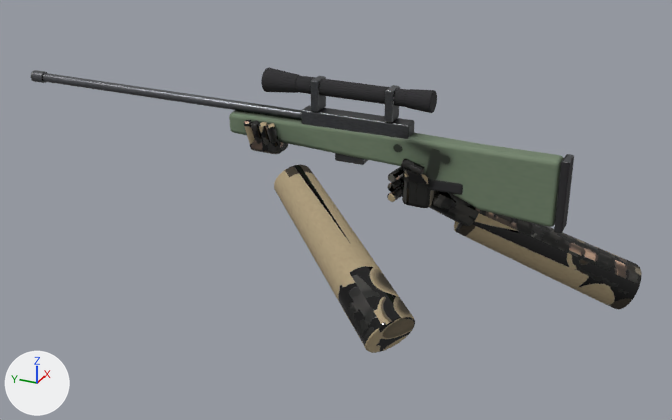
Renders of the glTF model spil/sigtekorn/modeller/spejder.glb from each side of a commit.
Both versions are drawn from a 50 mm camera at (-1.54, -0.6, 0.61) aimed at (-0.008, 0.09, -0.156). Lighting does not change. The marker at lower left points along +X, +Y and +Z. The older version comes first. Vertices at exactly the same position are counted once.

In view in the first picture: 'hænder', 'spejder'.
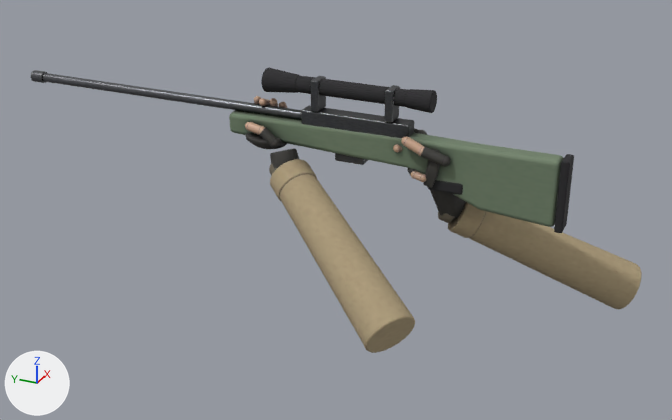
The change, as a diff of the scene's bpy script:
```diff
--- a/spil/sigtekorn/modeller/spejder.glb.py
+++ b/spil/sigtekorn/modeller/spejder.glb.py
@@ me_højre_håndflade @@
 # used by ob_hænder; location = (0.0, 0.0, 0.0)
-me_højre_håndflade.from_pydata(...)  # 1296 vertices, 2536 faces; spans x -0.281..0.235, y -0.486..0.278, z -0.349..0.012
+me_højre_håndflade.from_pydata(...)  # 22960 vertices, 45584 faces; spans x -0.281..0.235, y -0.486..0.277, z -0.349..0.053
+# me_højre_håndflade part 1: a new loose piece, a UV sphere (16 segments, 10 rings, poles along z) spanning x -0.028..-0.013, y -0.048..-0.033, z -0.009..0.006, in mat_hænder
+# me_højre_håndflade part 2: a new loose piece, a UV sphere (16 segments, 10 rings, poles along z) spanning x -0.036..-0.015, y -0.145..-0.124, z -0.02..0.001, in mat_hænder
+# me_højre_håndflade part 3: the loose piece of 108 vertices spanning x -0.012..0.071, y -0.191..-0.091, z -0.16..-0.073 is multiplied about its middle by the matrix ((0.732, -0.507, 0.481), (0.643, 0.735, -0.228), (-0.264, 0.528, 0.861)), then moved by (0.004, 0.018, 0.018)
+# me_højre_håndflade part 4: the loose piece of 84 vertices spanning x -0.032..0.018, y -0.053..-0.025, z -0.108..-0.086 is deleted
+# me_højre_håndflade part 5: the loose piece of 84 vertices spanning x -0.032..0.018, y -0.053..-0.025, z -0.068..-0.046 is deleted
+# me_højre_håndflade part 6: the loose piece of 84 vertices spanning x -0.032..0.018, y -0.053..-0.025, z -0.088..-0.066 is deleted
+# me_højre_håndflade part 7: 178 vertices removed from x -0.039..0.018, y -0.107..-0.049, z -0.117..-0.015; 9558 vertices added at x -0.041..0.109, y -0.197..-0.02, z -0.195..0.029
+# me_højre_håndflade part 8: 4 vertices moved within x 0.018..0.029, y 0.247..0.264, z -0.025..0.006; 508 vertices removed from x -0.037..0.036, y 0.205..0.278, z -0.056..0.012; 8810 vertices added at x -0.091..0.038, y 0.121..0.277, z -0.14..0.053
+# me_højre_håndflade part 9: 471 kept faces spanning x -0.281..0.235, y -0.486..0.195, z -0.349..-0.056 get new texture (UV) coordinates
+# other edits to the shape of me_højre_håndflade do not show in these pictures
 me_højre_håndflade.materials.append(mat_hænder)
```

Pixel boxes (x1, y1, x2, y2) of what changed, in the pictures (672 x 420 px; the box of a moved part takes in the faces that stretch with it):
'hænder', reshaped (10% taller)
    before: (244, 120, 642, 353)
    after: (245, 96, 642, 353)
part 1 of me_højre_håndflade, added
    after: (393, 144, 400, 153)
part 2 of me_højre_håndflade, added
    after: (441, 155, 451, 167)
part 3 of me_højre_håndflade, moved or reshaped
    before: (429, 191, 480, 226)
    after: (430, 190, 465, 219)
part 4 of me_højre_håndflade, deleted
    before: (387, 186, 403, 202)
part 5 of me_højre_håndflade, deleted
    before: (388, 167, 404, 182)
part 6 of me_højre_håndflade, deleted
    before: (388, 177, 403, 192)
part 7 of me_højre_håndflade, reshaped
    before: (401, 158, 434, 208)
    after: (399, 128, 486, 238)
part 8 of me_højre_håndflade, built on
    before: (244, 120, 288, 154)
    after: (245, 98, 317, 201)
part 9 of me_højre_håndflade, surface changed
    before: (274, 164, 642, 352)
    after: (280, 174, 642, 352)
